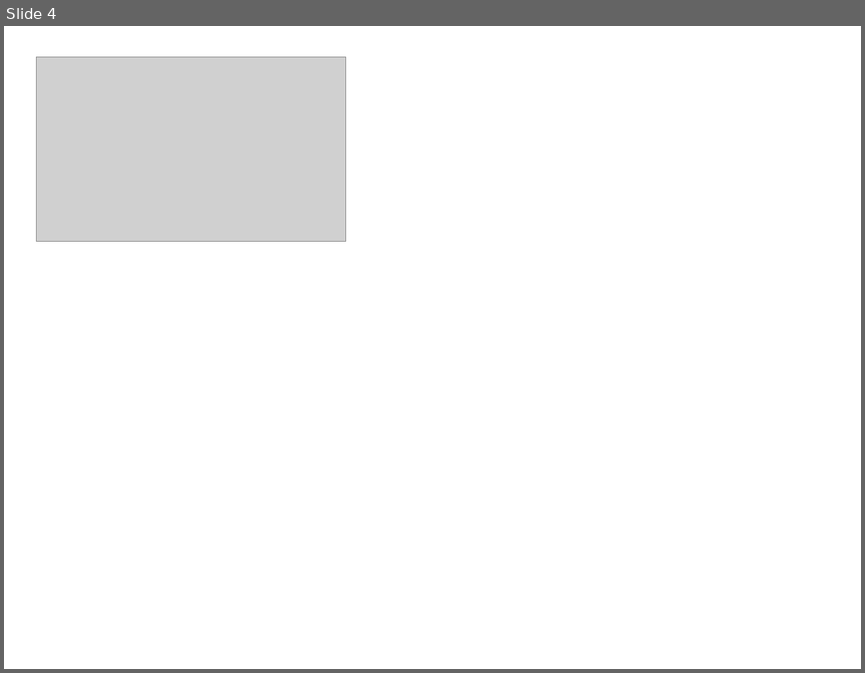
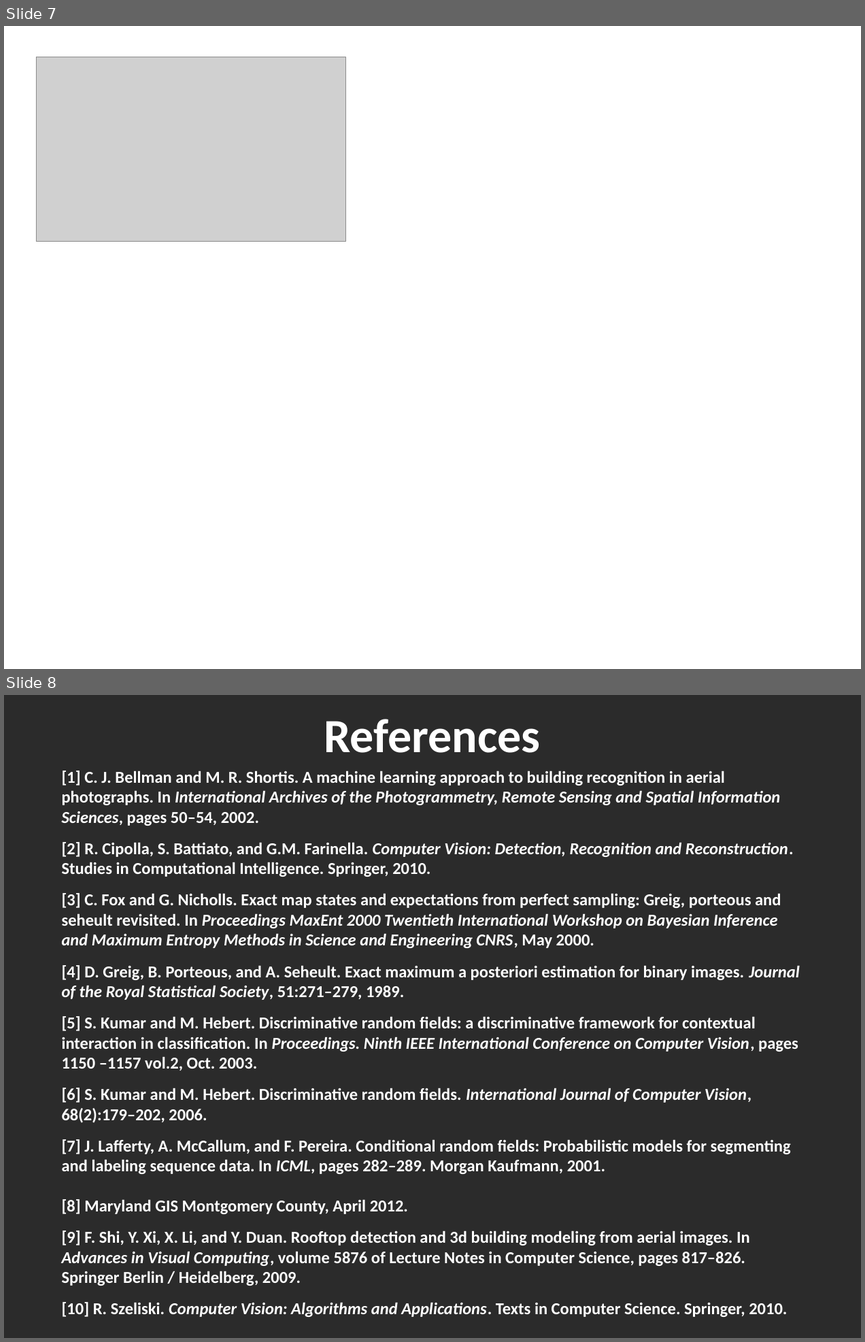
Before and after one commit to exitmouse/drfcsharp, a slide deck: Milestone Presentation/denton_selover_slide.ppt. Shown one above the other, each under a label of ours: slide 4 before the commit, slides 7 and 8 after it. The pictures are 865x673 and 865x1342 pixels, drawn with LibreOffice and Linux fonts; fonts in the diff are those of the drawing; grey boxes stand for pictures; background and template pictures are left out; a plain dark background stands for a picture behind light text. Boxes give left, top, right and bottom in pixels: in the first picture for what was removed or moved away, otherwise in the second. Text is boxed around its words. In the diff, an @@ line names an element or a change of style, - is before the commit and + after.

Commit message:
Fix to inference.

```diff
--- a/Milestone Presentation/denton_selover_slide.ppt
+++ b/Milestone Presentation/denton_selover_slide.ppt
@@ slide 8 added at <box>4,695,861,1338</box>, background picture (left out) @@
@@ title added at <box>324,719,541,753</box>, 40 pt, text #FFFFFF, bold @@
+References
@@ text added at <box>62,770,799,1317</box>, 14 pt, text #FFFFFF, bold @@
+[1] C. J. Bellman and M. R. Shortis. A machine learning approach to building recognition in aerial photographs. In International Archives of the Photogrammetry, Remote Sensing and Spatial Information Sciences, pages 50–54, 2002.
+[2] R. Cipolla, S. Battiato, and G.M. Farinella. Computer Vision: Detection, Recognition and Reconstruction. Studies in Computational Intelligence. Springer, 2010.
+[3] C. Fox and G. Nicholls. Exact map states and expectations from perfect sampling: Greig, porteous and seheult revisited. In Proceedings MaxEnt 2000 Twentieth International Workshop on Bayesian Inference and Maximum Entropy Methods in Science and Engineering CNRS, May 2000.
+[4] D. Greig, B. Porteous, and A. Seheult. Exact maximum a posteriori estimation for binary images. Journal of the Royal Statistical Society, 51:271–279, 1989.
+[5] S. Kumar and M. Hebert. Discriminative random fields: a discriminative framework for contextual interaction in classification. In Proceedings. Ninth IEEE International Conference on Computer Vision, pages 1150 –1157 vol.2, Oct. 2003.
+[6] S. Kumar and M. Hebert. Discriminative random fields. International Journal of Computer Vision, 68(2):179–202, 2006.
+[7] J. Lafferty, A. McCallum, and F. Pereira. Conditional random fields: Probabilistic models for segmenting and labeling sequence data. In ICML, pages 282–289. Morgan Kaufmann, 2001.
+[8] Maryland GIS Montgomery County, April 2012.
+[9] F. Shi, Y. Xi, X. Li, and Y. Duan. Rooftop detection and 3d building modeling from aerial images. In Advances in Visual Computing, volume 5876 of Lecture Notes in Computer Science, pages 817–826. Springer Berlin / Heidelberg, 2009.
+[10] R. Szeliski. Computer Vision: Algorithms and Applications. Texts in Computer Science. Springer, 2010.
@@ what was slide 4 is now slide 7 @@
```
Also in this commit, not shown: 3 slides changed, 3 other slides added, 9 other files.
